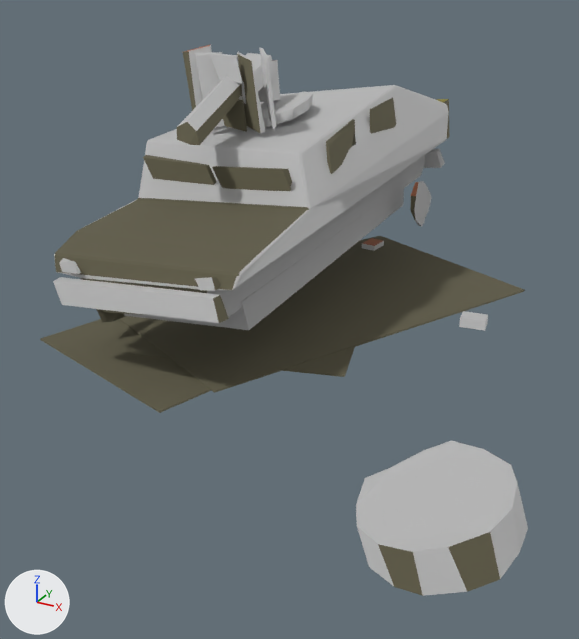
The FBX model entregas/teo-modelado/restos-k8-7nov/SM_RestosVamtac_v2_LOD1.fbx: old version first, new version second.
Both versions are drawn from a camera (50 mm lens) standing at (4.73, -8.76, 3.95) and looking at (0.69, -1.42, 0.28). The lights are fixed; the arrows at lower left show +X, +Y and +Z. The picture after the commit comes second. Where no turn or scale is listed for an object, it has been applied to the vertices.

The first picture shows 'SM_bloques.restos_vamtac_v2_LOD1'.
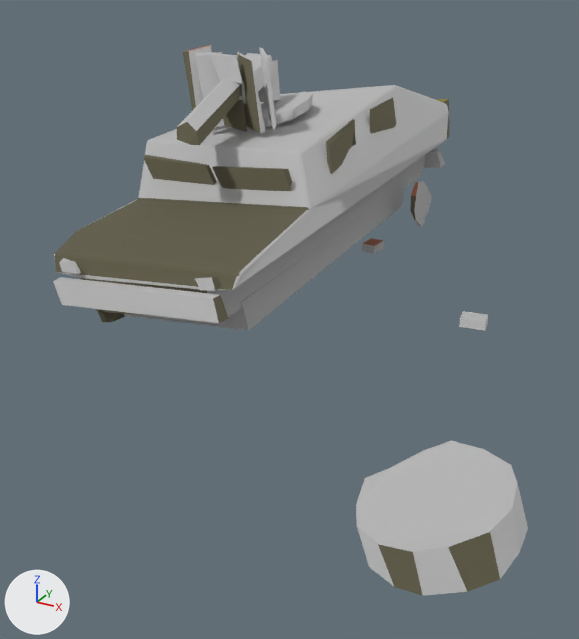
Where the change shows, as pixel boxes [x1, y1, x2, y2] in the pictures (579 x 639 px):
'SM_bloques.restos_vamtac_v2_LOD1', reshaped
    before: [40, 44, 528, 596]
    after: [53, 44, 528, 596]
part 1 of me_sm_bloques_restos_vamtac_v2_lod1_001, deleted
    before: [119, 236, 525, 393]
part 2 of me_sm_bloques_restos_vamtac_v2_lod1_001, deleted
    before: [127, 337, 355, 377]
part 3 of me_sm_bloques_restos_vamtac_v2_lod1_001, deleted (brown)
    before: [40, 319, 211, 413]

The change in detail:
me_sm_bloques_restos_vamtac_v2_lod1_001 is used by ob_sm_bloques_restos_vamtac_v2_lod1; location (0.0, 0.0, 0.0).
me_sm_bloques_restos_vamtac_v2_lod1_001 had 448 vertices, 460 faces and spanned x -3.16..4.07, y -5.17..3.36, z 0.0..3.14.
me_sm_bloques_restos_vamtac_v2_lod1_001 now has 424 vertices, 442 faces and spans x -3.16..4.07, y -5.17..3.36, z 0.0..3.14.
me_sm_bloques_restos_vamtac_v2_lod1_001 part 1: the loose piece of 8 vertices spanning x -1.97..2.69, y -2.88..2.66, z 0.02..0.04 is deleted.
me_sm_bloques_restos_vamtac_v2_lod1_001 part 2: the loose piece of 8 vertices spanning x -1.84..1.63, y -2.61..1.94, z 0.01..0.03 is deleted.
me_sm_bloques_restos_vamtac_v2_lod1_001 part 3: the loose piece of 8 vertices spanning x -1.85..1.48, y -3.44..0.9, z 0.0..0.02 is deleted.
